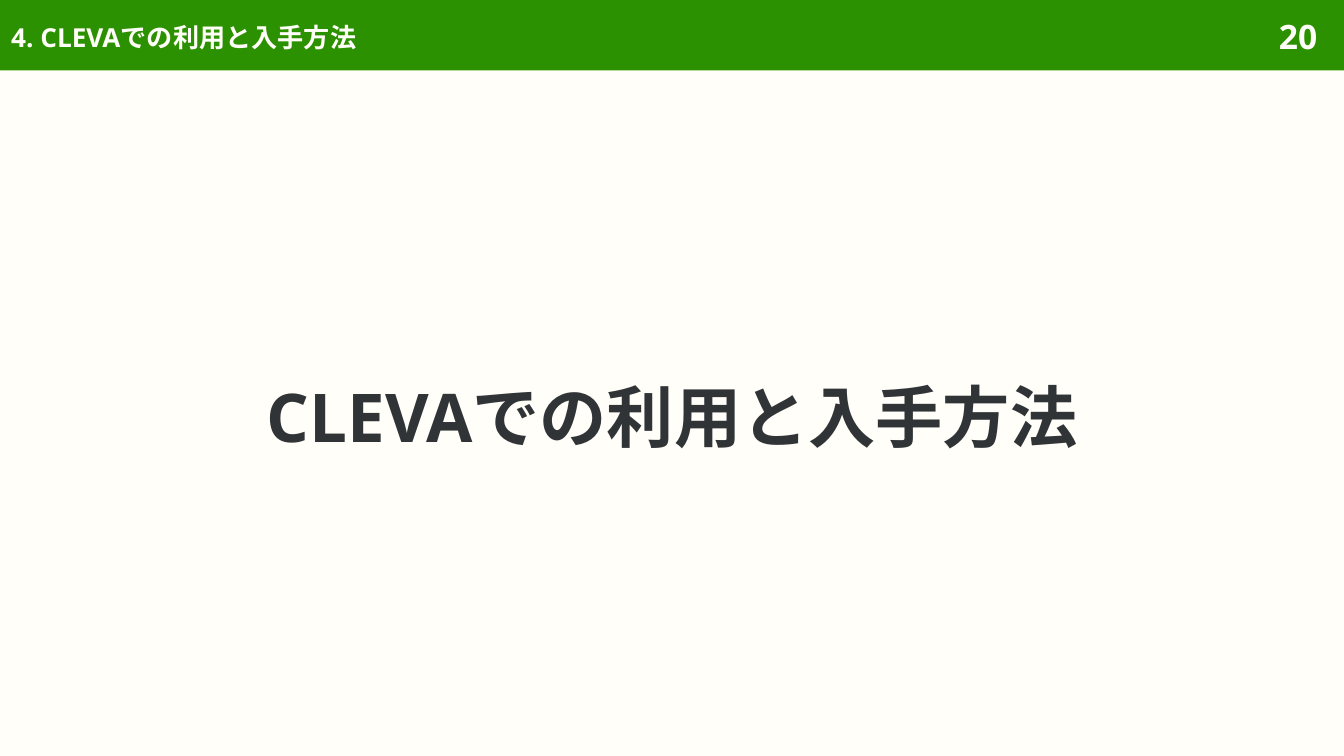
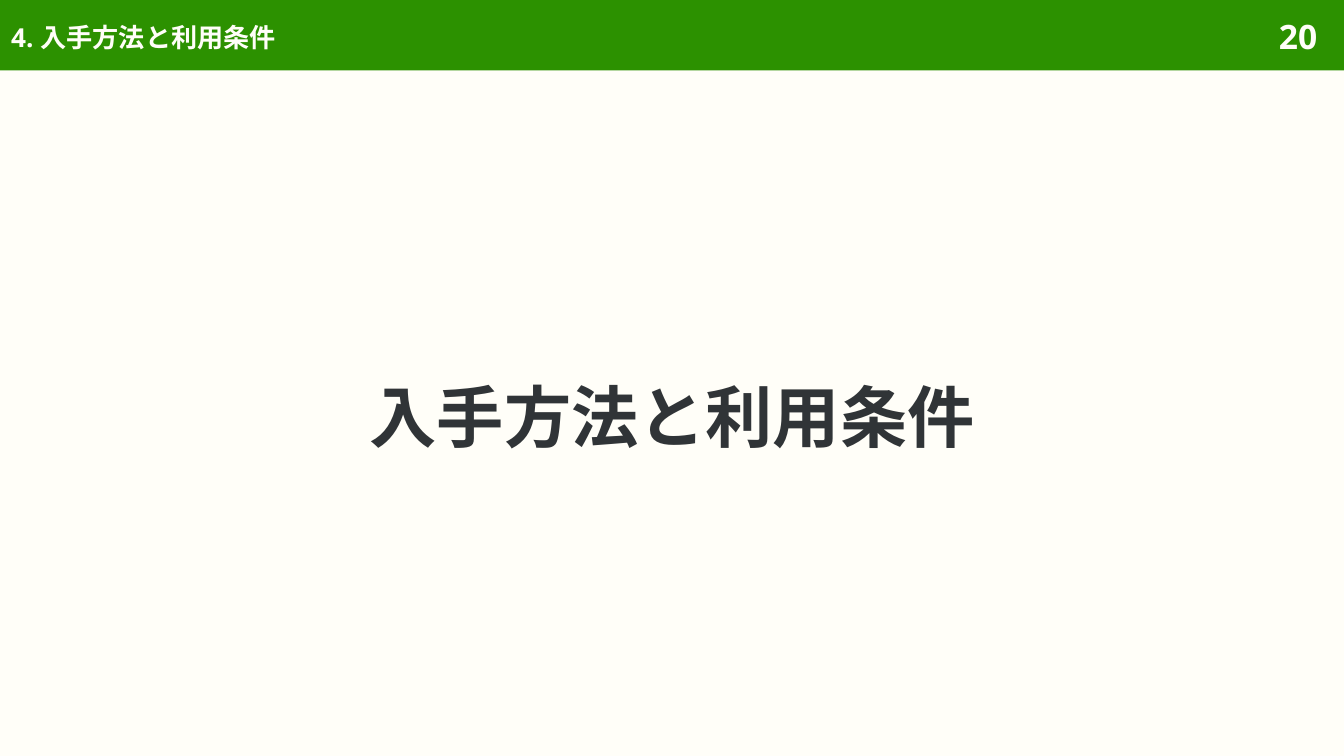
Before and after one commit to sasakiy84/datasets-in-10-minutes, a slide deck: slide 20 of slides/datasets-in-10-minutes-eprstmt.pptx. Drawn at 1344x756 pixels with LibreOffice and Linux fonts; fonts in the diff are those of the drawing. Boxes give left, top, right and bottom in pixels: in the first picture for what was removed or moved away, otherwise in the second. Text is boxed around its words. In the diff, an @@ line names an element or a change of style, - is before the commit and + after.

```diff
--- a/slides/datasets-in-10-minutes-eprstmt.pptx
+++ b/slides/datasets-in-10-minutes-eprstmt.pptx
@@ title at [11, 24, 276, 50]: text changed @@
-4. CLEVAでの利用と入手方法
+4. 入手方法と利用条件
@@ title at [370, 384, 975, 449]: text changed @@
-CLEVAでの利用と入手方法
+入手方法と利用条件
```
Also in this commit, not shown: 5 other slides changed, 2 slides removed, 56 other files.
